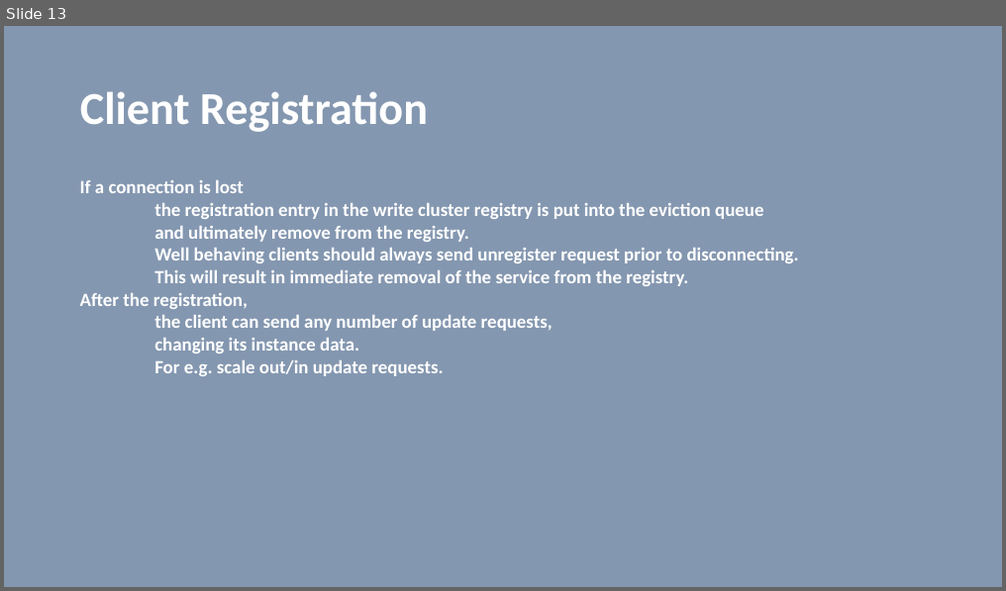
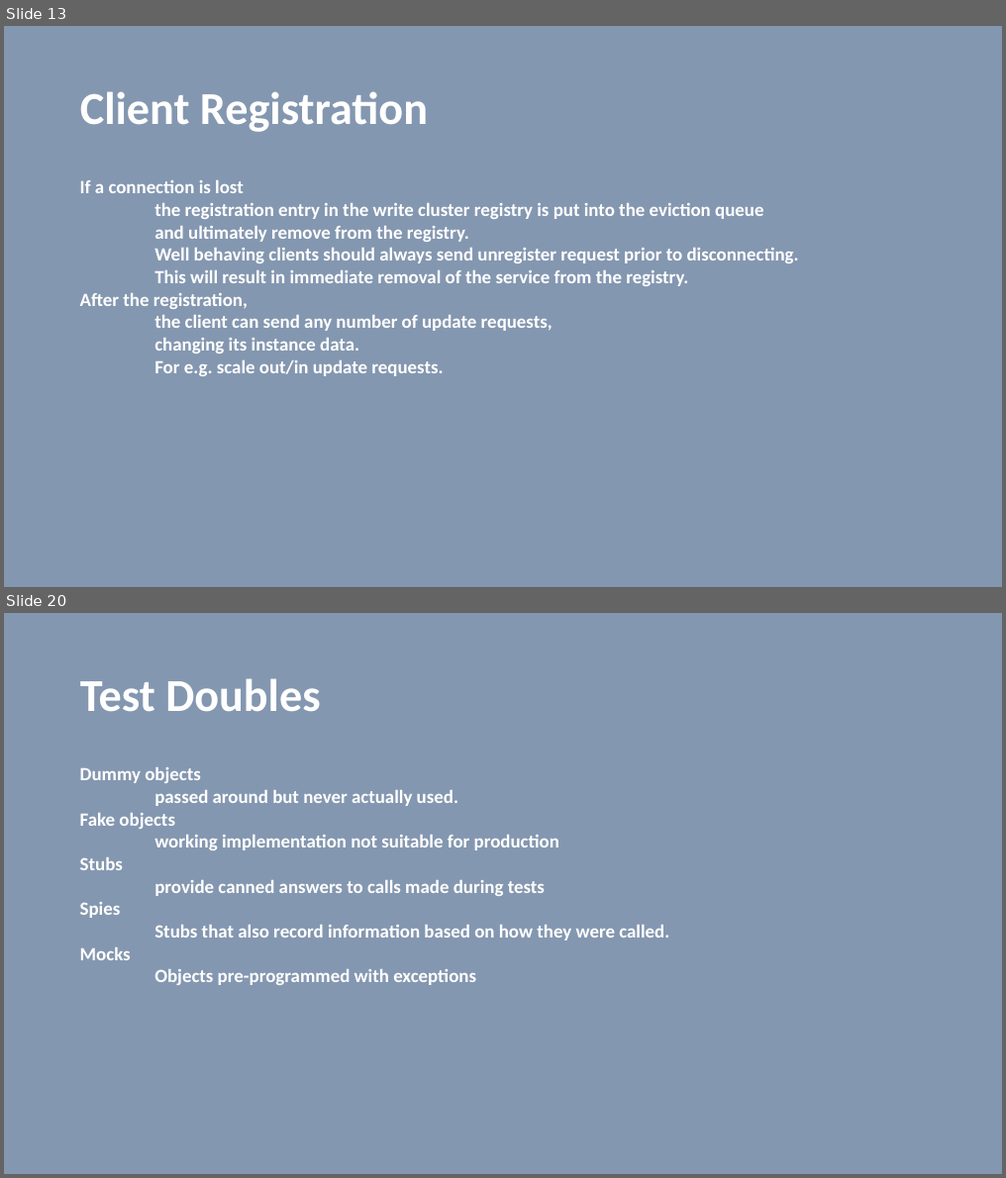
Before and after one commit to vilasvarghese/microservices, a slide deck: training/day3/Day3.pptx. Shown one above the other, each under a label of ours: slide 13 before the commit, slides 13 and 20 after it; the slides between them are not shown. The pictures are 1006x591 and 1006x1178 pixels, drawn with LibreOffice and Linux fonts; fonts in the diff are those of the drawing. Boxes give left, top, right and bottom in pixels: in the first picture for what was removed or moved away, otherwise in the second. Text is boxed around its words. In the diff, an @@ line names an element or a change of style, - is before the commit and + after.

Commit message:
add test cases

```diff
--- a/training/day3/Day3.pptx
+++ b/training/day3/Day3.pptx
@@ slide 20 added at [4, 613, 1002, 1174], background #8497B0 @@
@@ title added at [80, 678, 320, 711], 44 pt, text #FFFFFF, bold @@
+Test Doubles
@@ text added at [80, 767, 669, 985], 18 pt, text #FFFFFF, bold @@
+Dummy objects
+passed around but never actually used.
+Fake objects
+working implementation not suitable for production
+Stubs
+provide canned answers to calls made during tests
+Spies
+Stubs that also record information based on how they were called.
+Mocks
+Objects pre-programmed with exceptions
```
Also in this commit, not shown: 10 other slides added, 2 slides removed, 3 other files.
